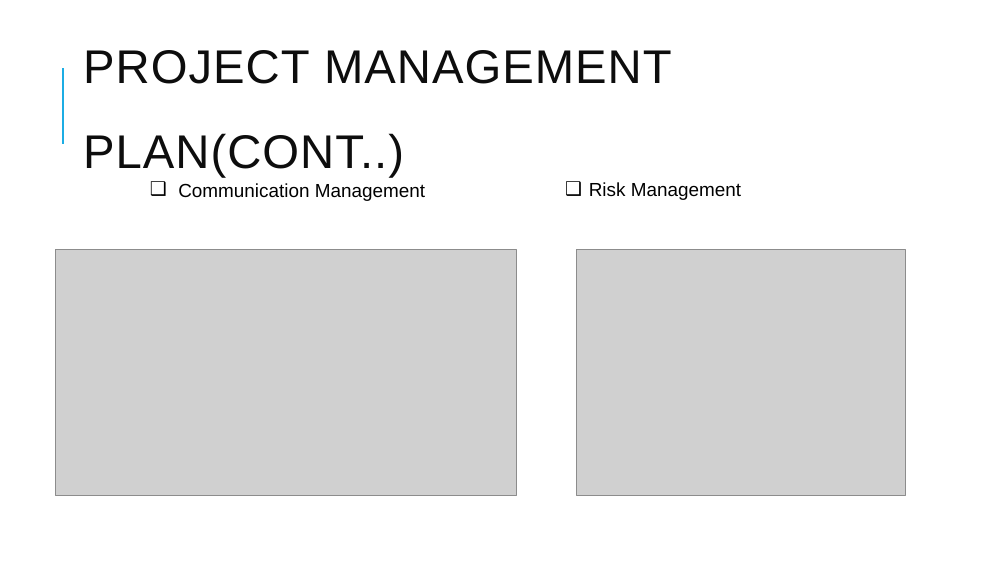
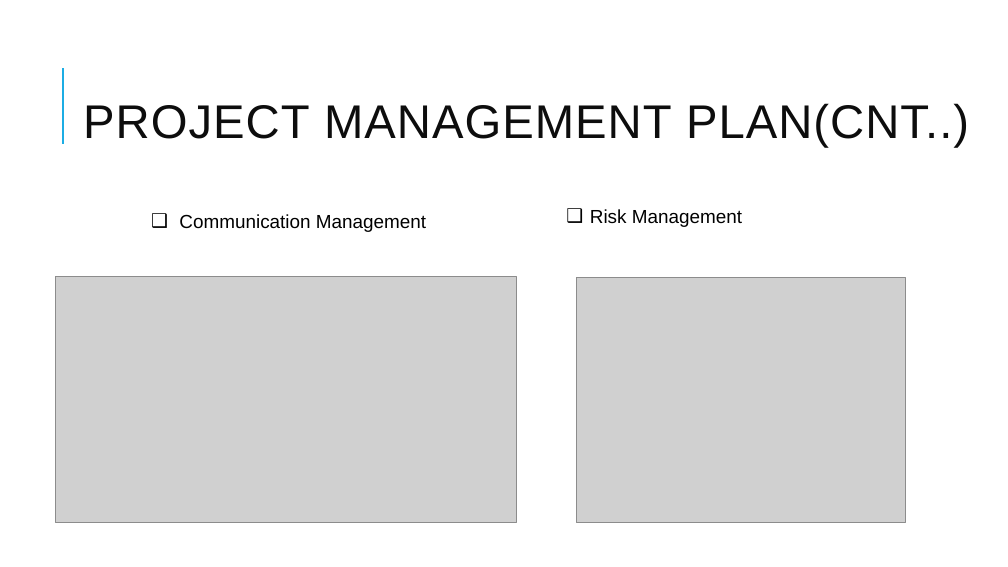
Before and after one commit to RaviTeja444/health-wellness, a slide deck: slide 13 of docs/presentation/Walk_Tracker.pptx. Drawn at 1008x567 pixels with LibreOffice and Linux fonts; fonts in the diff are those of the drawing; grey boxes stand for pictures. Boxes give left, top, right and bottom in pixels: in the first picture for what was removed or moved away, otherwise in the second. Text is boxed around its words. In the diff, an @@ line names an element or a change of style, - is before the commit and + after.

```diff
--- a/docs/presentation/Walk_Tracker.pptx
+++ b/docs/presentation/Walk_Tracker.pptx
@@ title at (83,103,969,148): text changed @@
-PROJECT MANAGEMENT PLAN(CONT..)
+PROJECT MANAGEMENT PLAN(CNT..)
@@ text "Communication Management": place and size @@
-text "Communication Management" at (178,183,425,201)
+text "Communication Management" at (179,214,426,232)
@@ text "Risk Management": place and size @@
-text "Risk Management" at (589,182,741,200)
+text "Risk Management" at (590,209,742,227)
@@ picture: place and size @@
-picture at (55,250,516,495)
+picture at (55,277,516,523)
@@ picture: place and size @@
-picture at (576,250,905,495)
+picture at (576,278,905,523)
```
Also in this commit, not shown: 12 other slides changed, 1 slide added.
